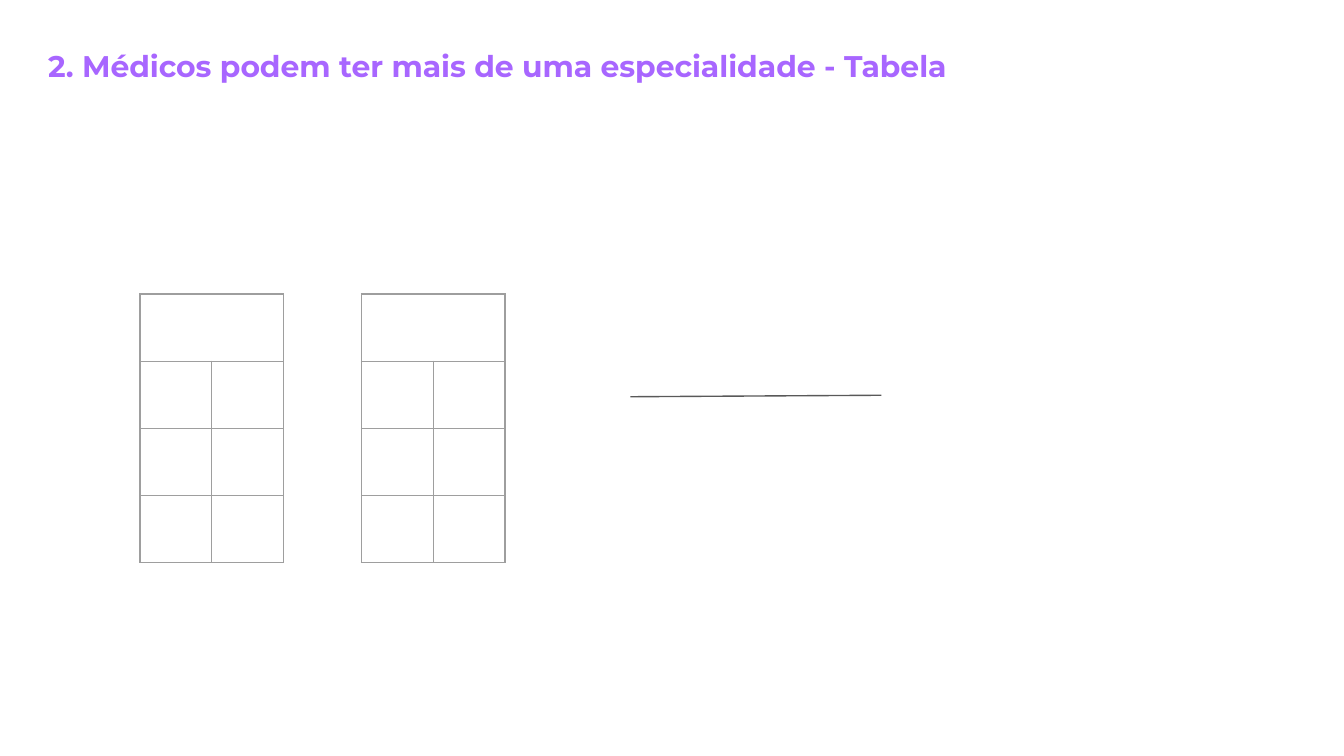
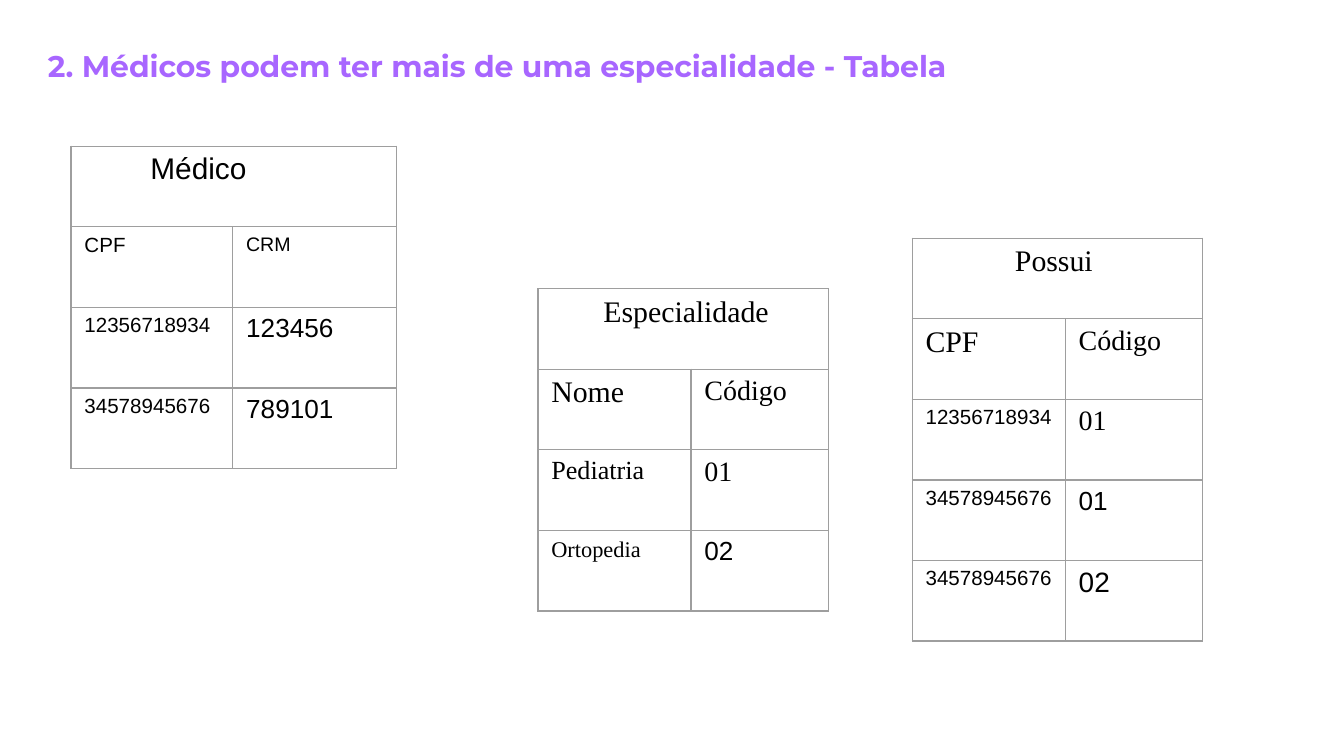
Before and after one commit to reprograma/On11-TodasEmTech-s12-BD, a slide deck: slide 5 of Representação Gráfica (MER) e Tabela Relacional.pptx. Drawn at 1344x756 pixels with LibreOffice and Linux fonts; fonts in the diff are those of the drawing. Boxes give left, top, right and bottom in pixels: in the first picture for what was removed or moved away, otherwise in the second. Text is boxed around its words. In the diff, an @@ line names an element or a change of style, - is before the commit and + after.

```diff
--- a/Representação Gráfica (MER) e Tabela Relacional.pptx
+++ b/Representação Gráfica (MER) e Tabela Relacional.pptx
@@ table added at box(71, 146, 396, 469), 4 rows, 2 columns @@
+Médico | 
+CPF | CRM
+12356718934 | 123456
+34578945676 | 789101
@@ table added at box(913, 238, 1203, 641), 5 rows, 2 columns @@
+Possui | 
+CPF | Código
+12356718934 | 01
+34578945676 | 01
+34578945676 | 02
@@ table removed at box(140, 294, 282, 735), 4 rows, 2 columns @@
- | 
- | 
- | 
- | 
@@ table removed at box(362, 294, 504, 735), 4 rows, 2 columns @@
- | 
- | 
- | 
- | 
@@ table added at box(538, 289, 828, 612), 4 rows, 2 columns @@
+Especialidade | 
+Nome | Código
+Pediatria | 01
+Ortopedia | 02
@@ line removed from (630, 396) to (882, 395) @@
```
Also in this commit, not shown: 7 other slides changed.
